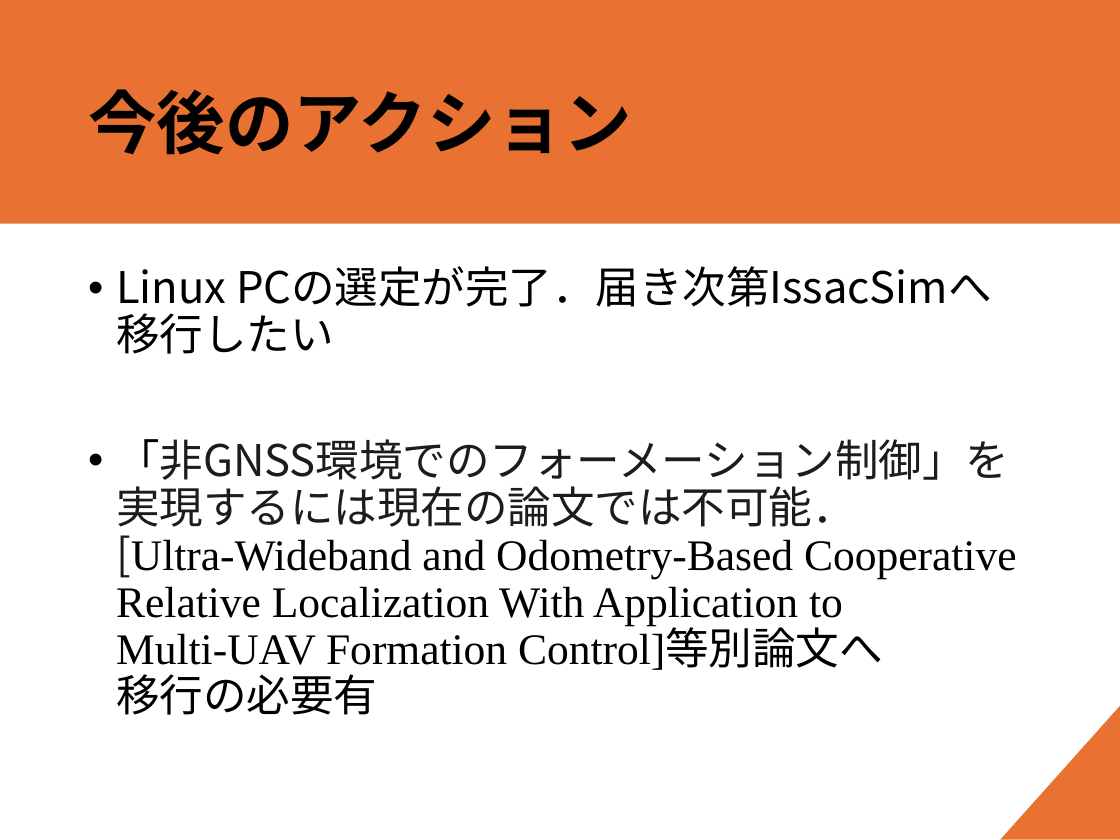
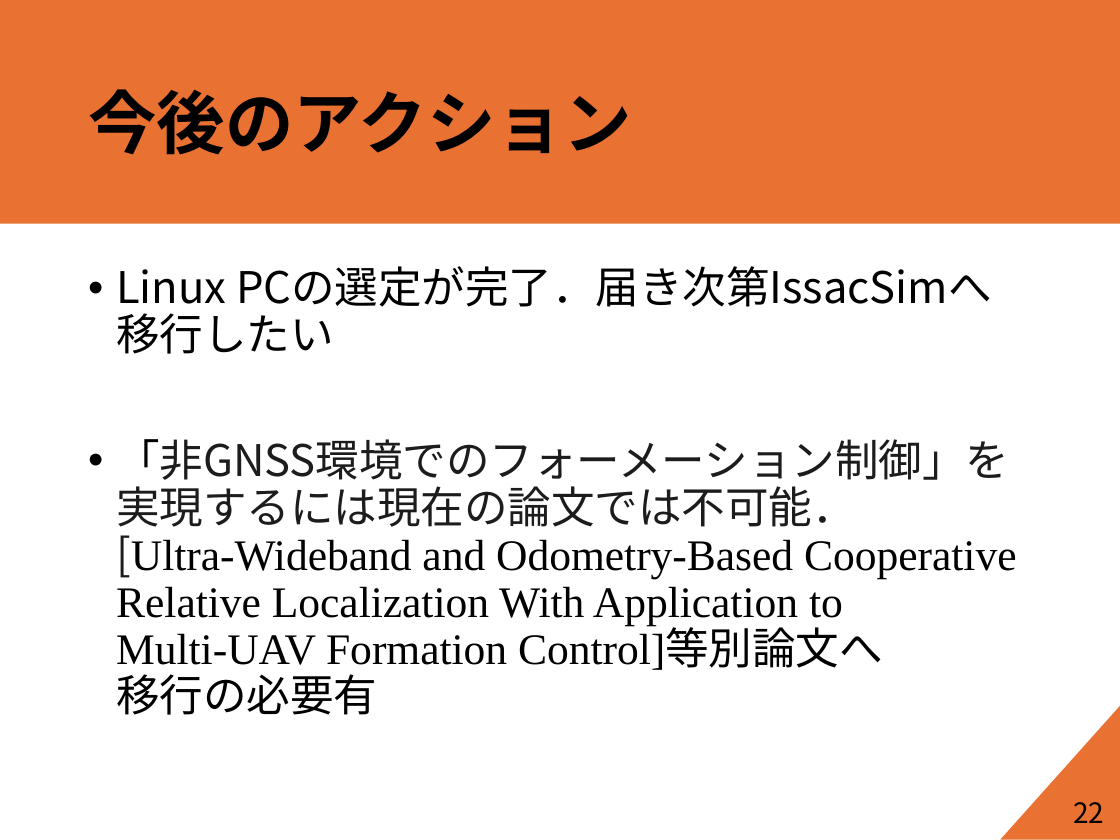
Before and after one commit to forest-book/MatlabLOSFormation, a slide deck: slide 23 of 進捗共有_20250612.pptx. Drawn at 1120x840 pixels with LibreOffice and Linux fonts; fonts in the diff are those of the drawing. Boxes give left, top, right and bottom in pixels: in the first picture for what was removed or moved away, otherwise in the second. Text is boxed around its words. In the diff, an @@ line names an element or a change of style, - is before the commit and + after.

```diff
--- a/進捗共有_20250612.pptx
+++ b/進捗共有_20250612.pptx
@@ text added at [1073, 802, 1104, 823], 18 pt, text #000000 @@
+22
```
Also in this commit, not shown: 20 other slides changed, 2 slides added, 2 slides removed.
